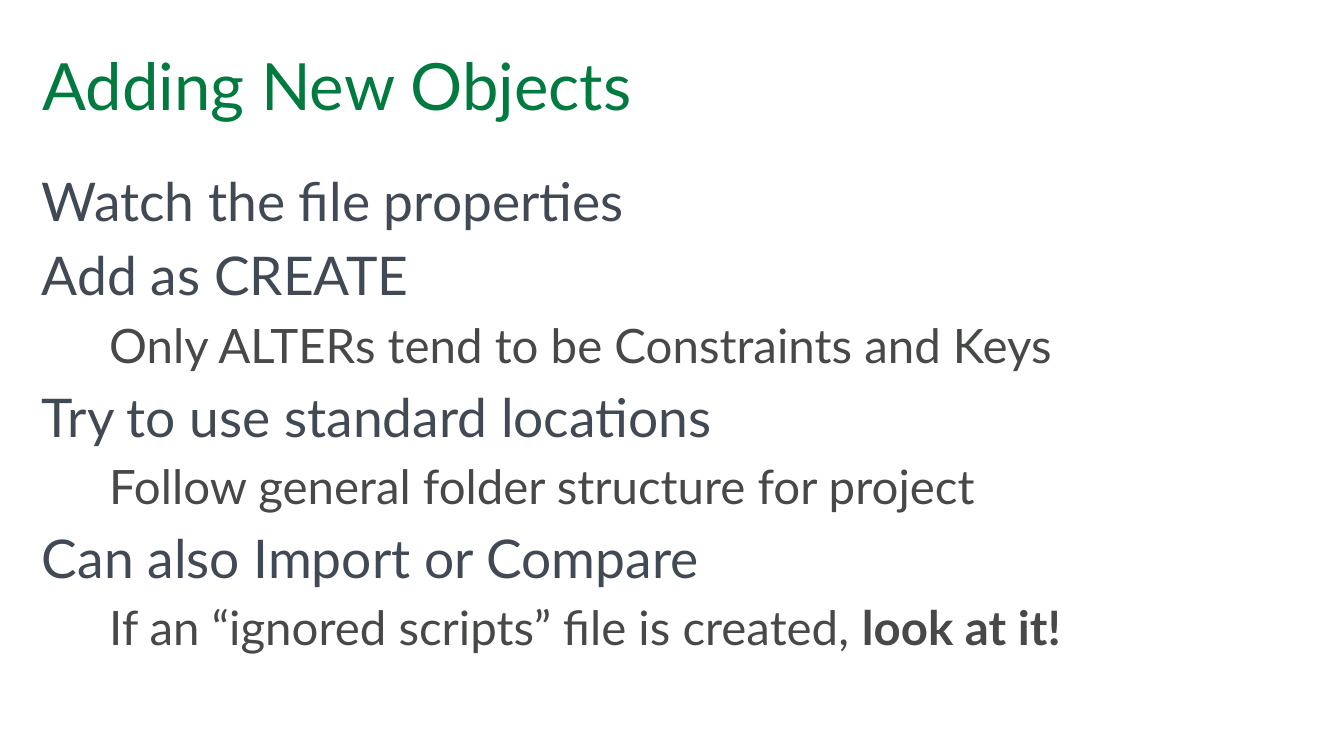
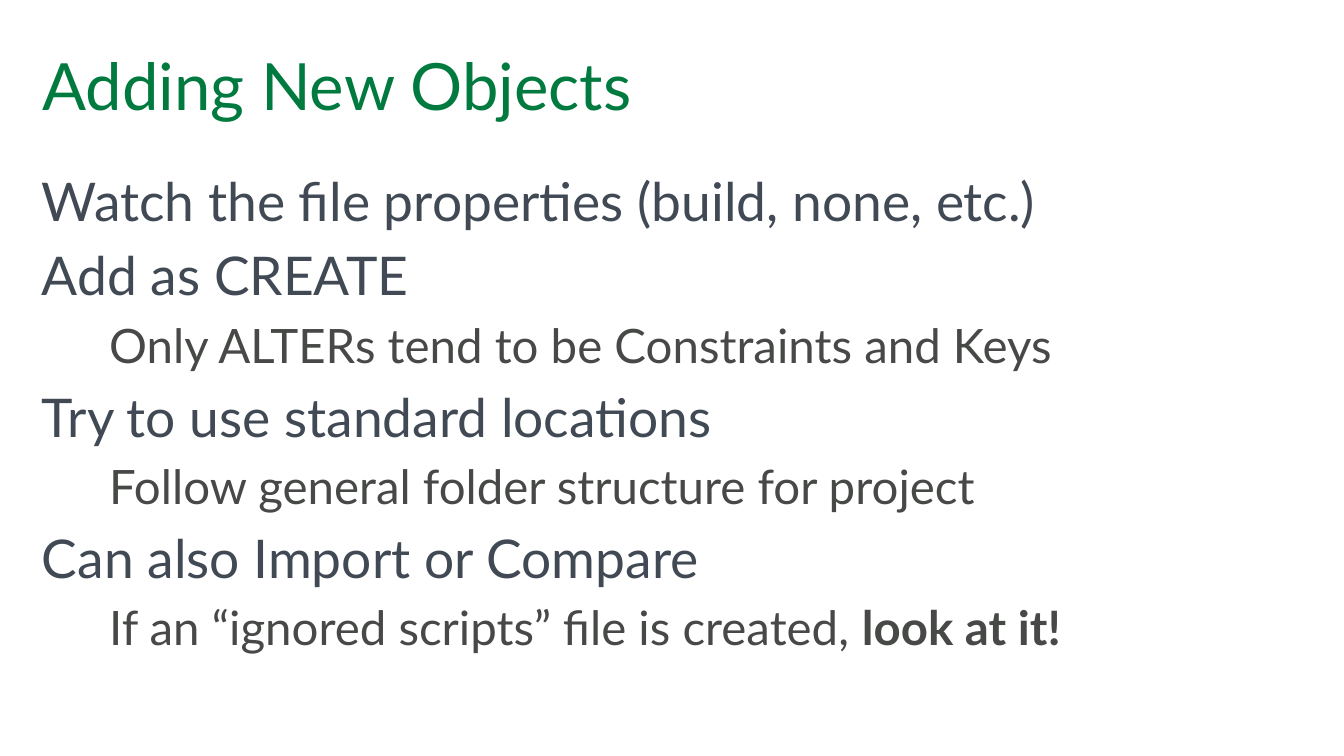
Before and after one commit to paschott/SSDT_101, a slide deck: slide 15 of Getting Your DB Schema Under Control With SSDT.pptx. Drawn at 1344x756 pixels with LibreOffice and Linux fonts; fonts in the diff are those of the drawing; background and template pictures are left out. Boxes give left, top, right and bottom in pixels: in the first picture for what was removed or moved away, otherwise in the second. Text is boxed around its words. In the diff, an @@ line names an element or a change of style, - is before the commit and + after.

```diff
--- a/Getting Your DB Schema Under Control With SSDT.pptx
+++ b/Getting Your DB Schema Under Control With SSDT.pptx
@@ text at box(42, 180, 1035, 230): text changed @@
-Watch the file properties
+Watch the file properties (build, none, etc.)
```
Also in this commit, not shown: 7 other slides changed, 6 other files.
